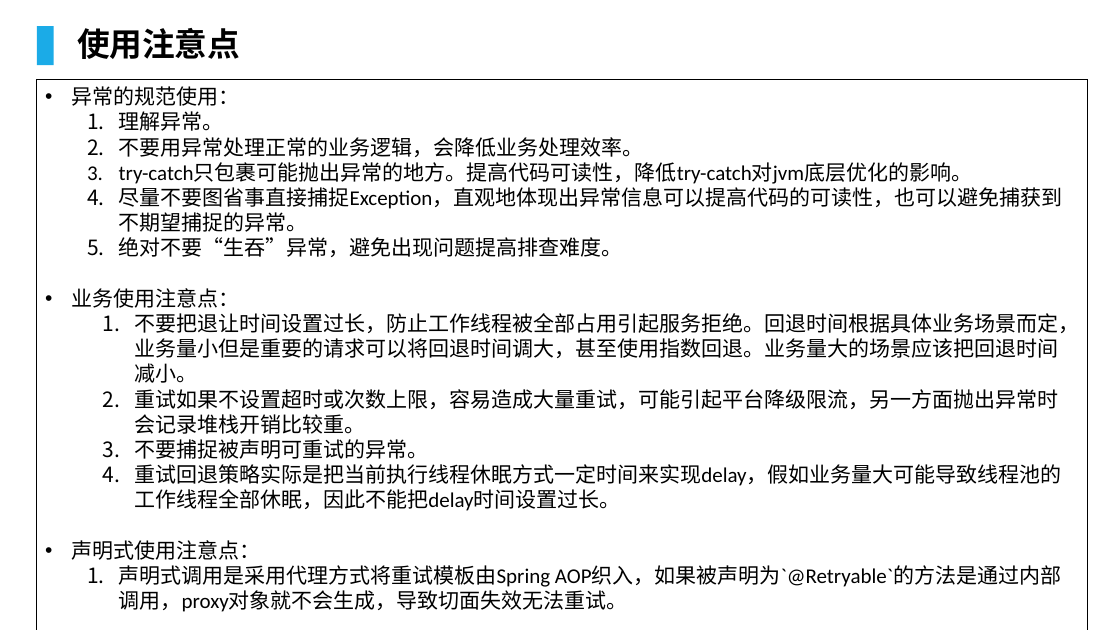
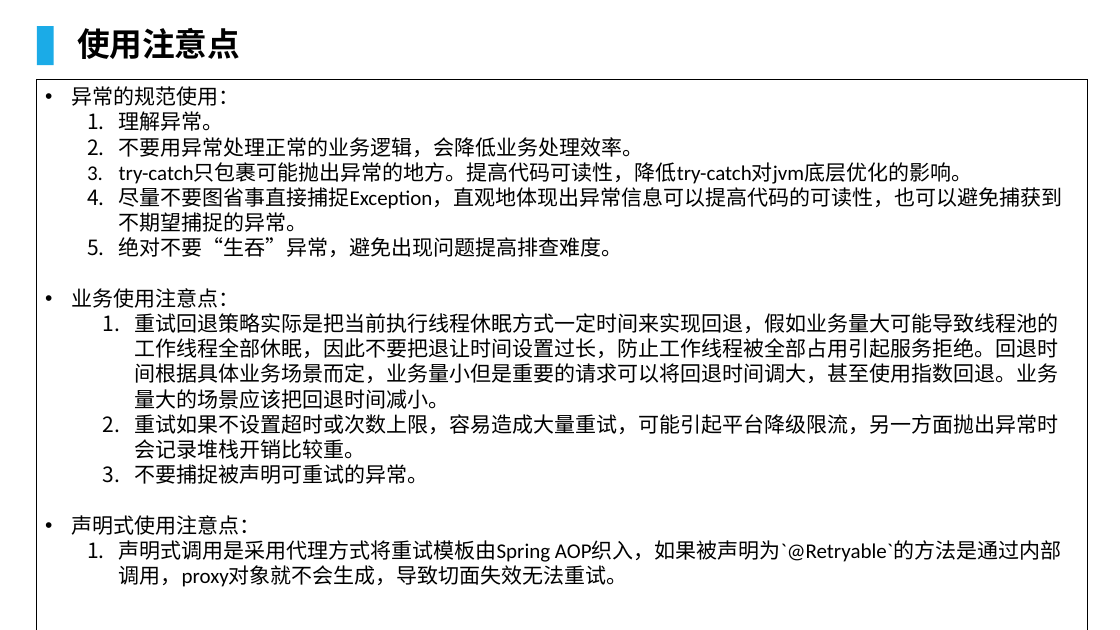
Before and after one commit to lcc929/notes, a slide deck: slide 6 of Spring-Retry.pptx. Drawn at 1120x630 pixels with LibreOffice and Linux fonts; fonts in the diff are those of the drawing; background and template pictures are left out. Boxes give left, top, right and bottom in pixels: in the first picture for what was removed or moved away, otherwise in the second. Text is boxed around its words. In the diff, an @@ line names an element or a change of style, - is before the commit and + after.

```diff
--- a/Spring-Retry.pptx
+++ b/Spring-Retry.pptx
@@ text in rectangle at bbox=[134, 313, 1058, 409]: text changed @@
-    1. 不要把退让时间设置过长，防止工作线程被全部占用引起服务拒绝。回退时间根据具体业务场景而定，业务量小但是重要的请求可以将回退时间调大，甚至使用指数回退。业务量大的场景应该把回退时间减小。
+    1. 重试回退策略实际是把当前执行线程休眠方式一定时间来实现回退，假如业务量大可能导致线程池的工作线程全部休眠，因此不要把退让时间设置过长，防止工作线程被全部占用引起服务拒绝。回退时间根据具体业务场景而定，业务量小但是重要的请求可以将回退时间调大，甚至使用指数回退。业务量大的场景应该把回退时间减小。
@@ text in rectangle at bbox=[134, 464, 1061, 511]: paragraph removed @@
-    4. 重试回退策略实际是把当前执行线程休眠方式一定时间来实现delay，假如业务量大可能导致线程池的工作线程全部休眠，因此不能把delay时间设置过长。
```
Also in this commit, not shown: 1 other slide changed.
